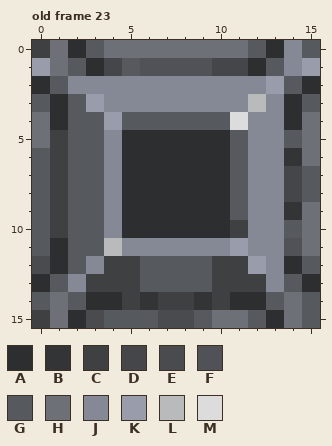
Pixel-art file, stored at 1x1.aseprite. The picture above is the old version.
16x16 pixels, 94 frames. Colours within 5 levels of each other are drawn and written as one. Shown: old frame 23. The commit also changed other frames, which this record leaves out.
Visible layers, top first: "Layer 4" lighten, "Layer 2".
Palette (. is transparent): A #2d2e30  B #333436  C #3f4042  D #444649  E #4a4b4f  F #515257  G #56595d  H #6d7077  J #858995  K #999dab  L #b8babb  M #dcdcdc
Pixels before, old frame 23, first column x 0:
 0 CHAGHHHHHHHHGAJG
 1 KHGADGFFFFDDAGJK
 2 AGJJJJJJJJJJJKGA
 3 GAGKJJJJJJJJLJAG
 4 HAGGKGGGGGGMJJAH
 5 HCGGJAAAAAAGJJGH
 6 GCGGJAAAAAAGJJBH
 7 GCGGJAAAAAAGJJDG
 8 GCGGJAAAAAAGJJDG
 9 GCGGJAAAAAAGJJBH
10 GCGGJAAAAAACJJGH
11 GAGGLJJJJJJKJJFH
12 EAGJCCGGGGCCKJAG
13 AGJCCCGGGGCCCJGA
14 GHGAACBCCBCAAGHG
15 CHAEGGGEEGHHGAHG
Now the later version:
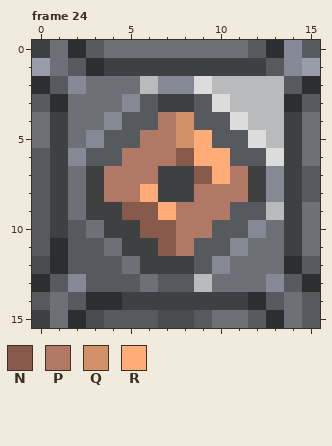
Colours new in this view: N #875a4b  P #b07865  Q #d39167  R #ffac78
A new or re-ordered frame is compared with the old frame closest to it.
What changed:
frames 94 -> 99
Frame 24 is new; against old frame 23, layer "Layer 2":
y 1: x 4..12 DGFFFFDDA -> CCCCCCCCC
y 2: x 3..6 JJJJ -> HHHL; x 9..13 JJJJK -> MLLLL
y 3: x 2..4 GKJ -> HHH; x 6..11 JJJJJJ -> GCCGML; x 13 J -> L
y 4: x 1..4 AGGK -> CHHJ; x 7..8 GG -> PQ; x 12..14 JJA -> LLC
y 5: x 2..10 GGJAAAAAA -> HJGGPPQRG; x 12..14 JJG -> MLC
y 6: x 2 G -> J; x 4..10 JAAAAAA -> GPPPNRR; x 12..14 JJB -> GMC
y 7: x 2..12 GGJAAAAAAGJ -> HCPPPCCNRPC; x 14 D -> C
y 8: x 2..12 GGJAAAAAAGJ -> HCPPRCCPPPC; x 14 D -> C
y 9: x 2..10 GGJAAAAAA -> HCCNNRPPP; x 12..14 JJB -> GLC
y 10: x 3..11 GJAAAAAAC -> HCCNNPPGG; x 13..14 JG -> HC
y 11: x 4..14 LJJJJJJKJJF -> HCCNPGGJHHC
y 12: x 3..8 JCCGGG -> GGHCCC; x 10..13 CCKJ -> JHHH
y 13: x 3..6 CCCG -> GGGH; x 9..12 GCCC -> LHHH
y 14: x 6 B -> C; x 9 B -> C; x 11 A -> C
Boxes around the changes in both pictures, in picture pixels (x1, y1, x2, y2):
changed: (50, 58, 302, 310)
